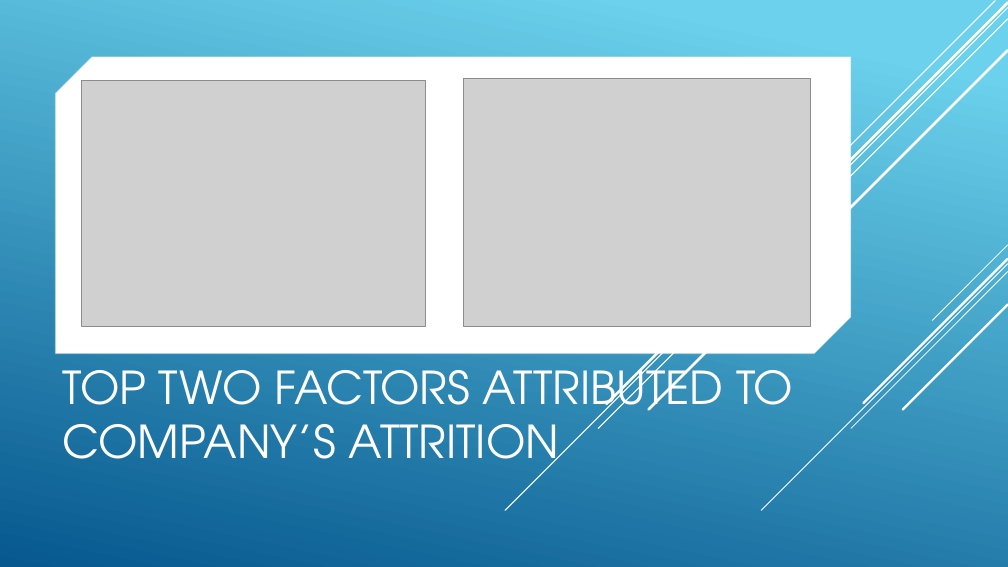
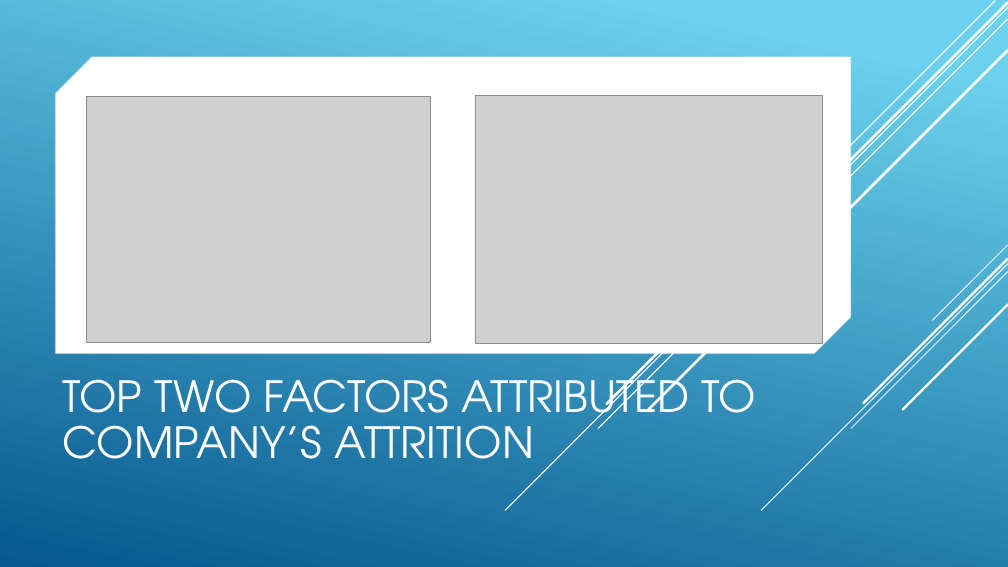
Before and after one commit to R-Chandna/MSDS6306_CaseStudy_2, a slide deck: slide 9 of Attrition_Case_Study_2_pptx_TAJAR_IP.pptx (slide 10 before the commit). Drawn at 1008x567 pixels with LibreOffice and Linux fonts; fonts in the diff are those of the drawing; grey boxes stand for pictures. Boxes give left, top, right and bottom in pixels: in the first picture for what was removed or moved away, otherwise in the second. Text is boxed around its words. In the diff, an @@ line names an element or a change of style, - is before the commit and + after.

```diff
--- a/Attrition_Case_Study_2_pptx_TAJAR_IP.pptx
+++ b/Attrition_Case_Study_2_pptx_TAJAR_IP.pptx
@@ picture: place and size @@
-picture at box(82, 81, 426, 327)
+picture at box(87, 96, 431, 342)
@@ picture: place and size @@
-picture at box(464, 79, 811, 327)
+picture at box(475, 95, 822, 343)
@@ title "TOP TWO FACTORS ATTRIBUTED TO ..." at box(63, 367, 756, 459): size 43.2 to 41 pt; line spacing 1 to 0.9 @@
```
Also in this commit, not shown: 2 other slides changed, 19 other files.
